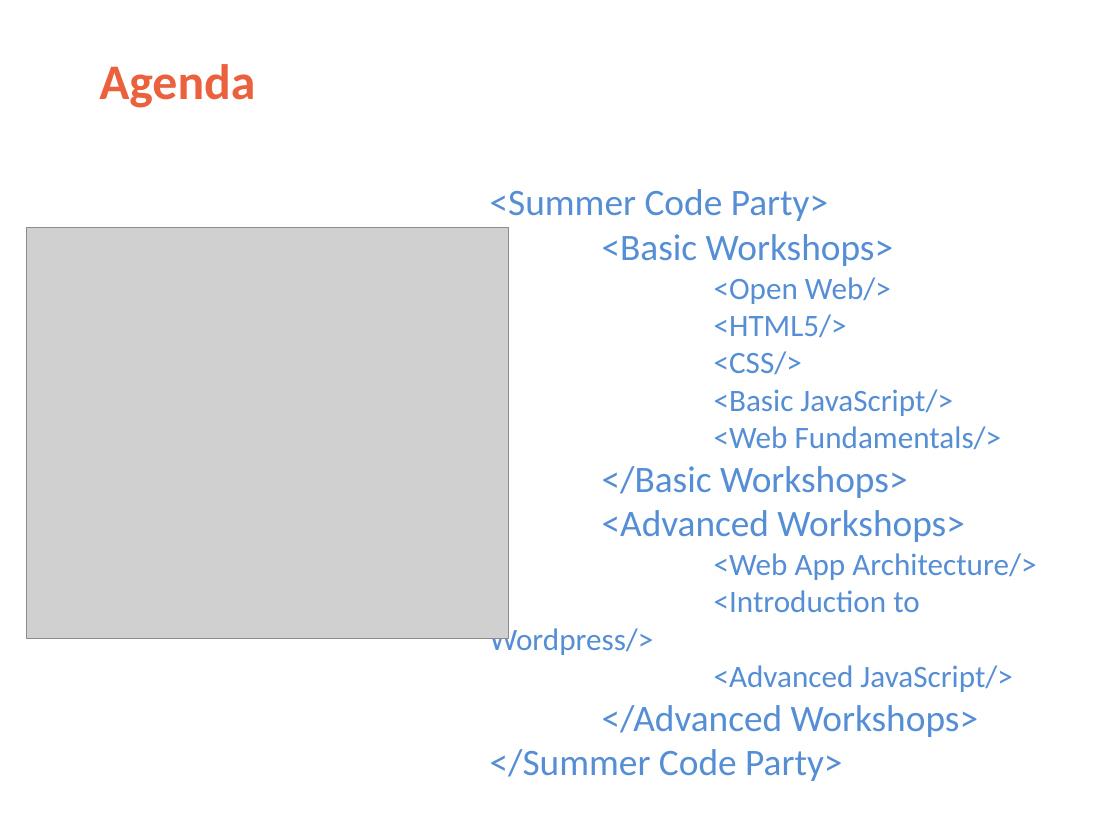
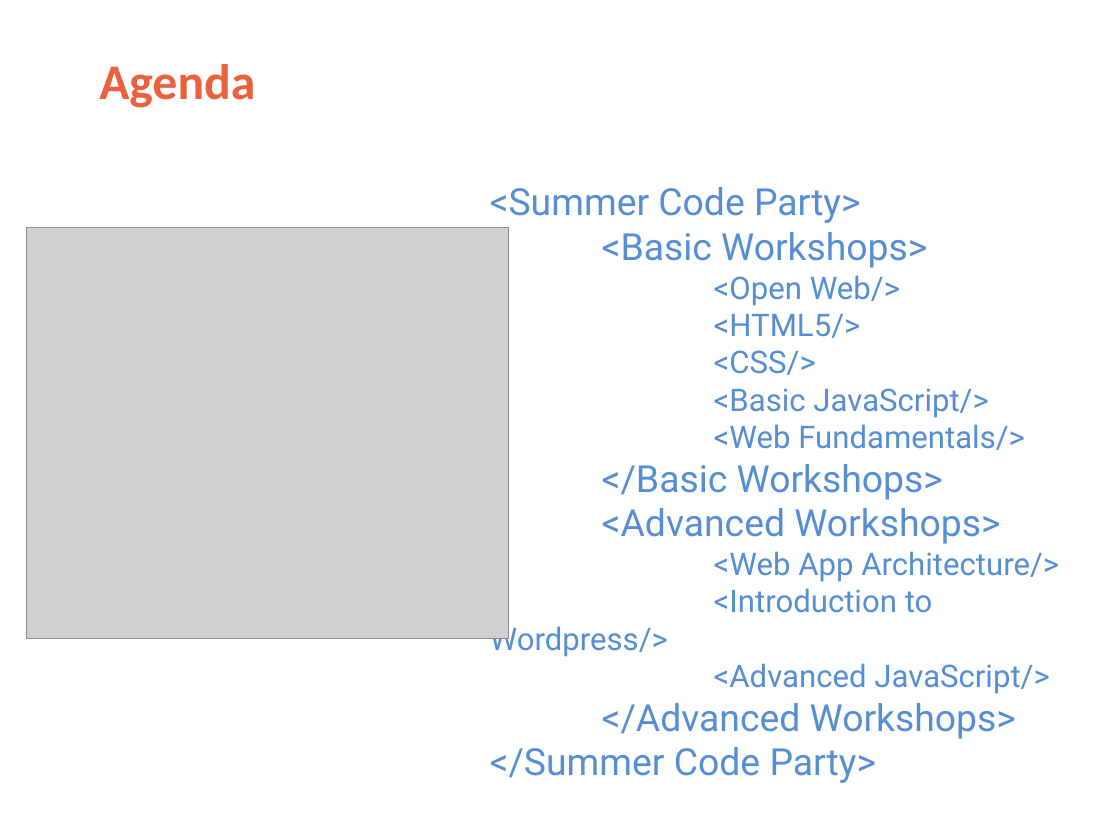
Before and after one commit to BVPMOSC/Presentations, a slide deck: slide 9 of BVPMOSC Introduction ppt.odp. Drawn at 1120x840 pixels with LibreOffice and Linux fonts; fonts in the diff are those of the drawing; grey boxes stand for pictures; background and template pictures are left out. Boxes give left, top, right and bottom in pixels: in the first picture for what was removed or moved away, otherwise in the second. Text is boxed around its words. In the diff, an @@ line names an element or a change of style, - is before the commit and + after.

```diff
--- a/BVPMOSC Introduction ppt.odp
+++ b/BVPMOSC Introduction ppt.odp
@@ text "<Summer Code Party>" at [490, 187, 1059, 783]: font Calibri to Roboto @@
```
Also in this commit, not shown: 2 other slides changed, 1 other file.
